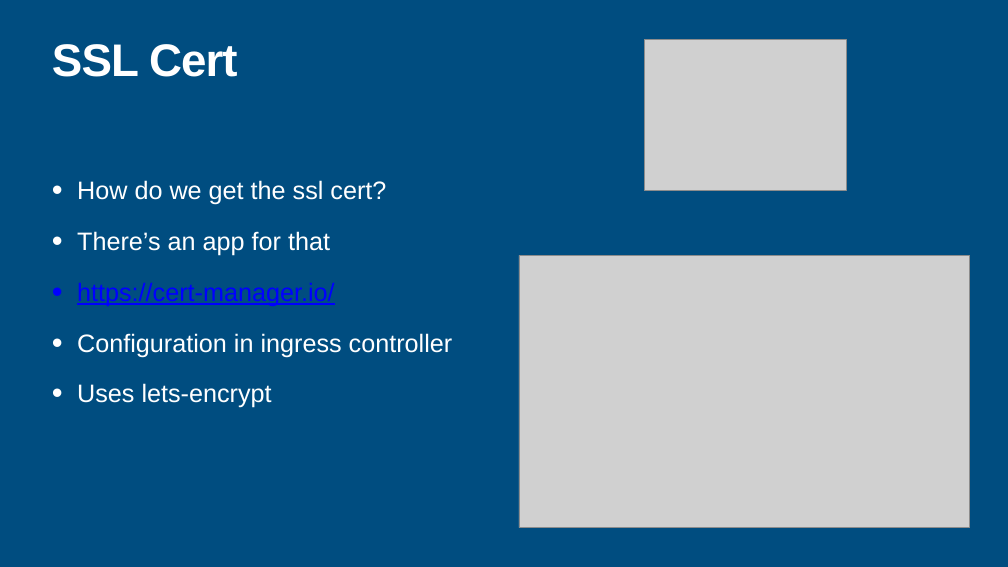
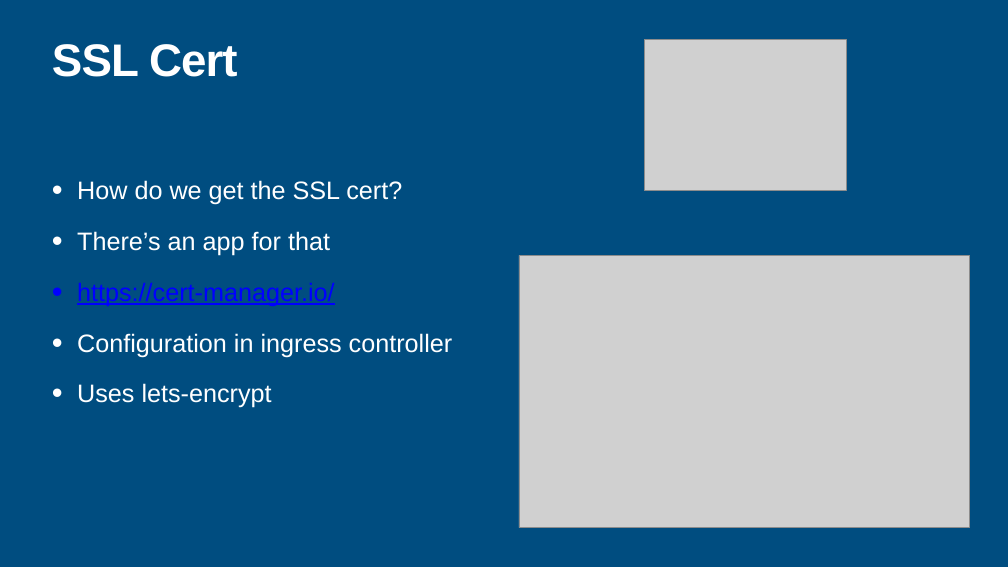
Before and after one commit to haakco/deploying-laravel-app, a slide deck: slide 18 of presentation/TakingThePainOutOfApllicationDeployment.pptx. Drawn at 1008x567 pixels with LibreOffice and Linux fonts; fonts in the diff are those of the drawing; grey boxes stand for pictures. Boxes give left, top, right and bottom in pixels: in the first picture for what was removed or moved away, otherwise in the second. Text is boxed around its words. In the diff, an @@ line names an element or a change of style, - is before the commit and + after.

```diff
--- a/presentation/TakingThePainOutOfApllicationDeployment.pptx
+++ b/presentation/TakingThePainOutOfApllicationDeployment.pptx
@@ text at <box>77,180,402,205</box>: text changed @@
-• How do we get the ssl cert?
+• How do we get the SSL cert?
```
Also in this commit, not shown: 7 other slides changed.
